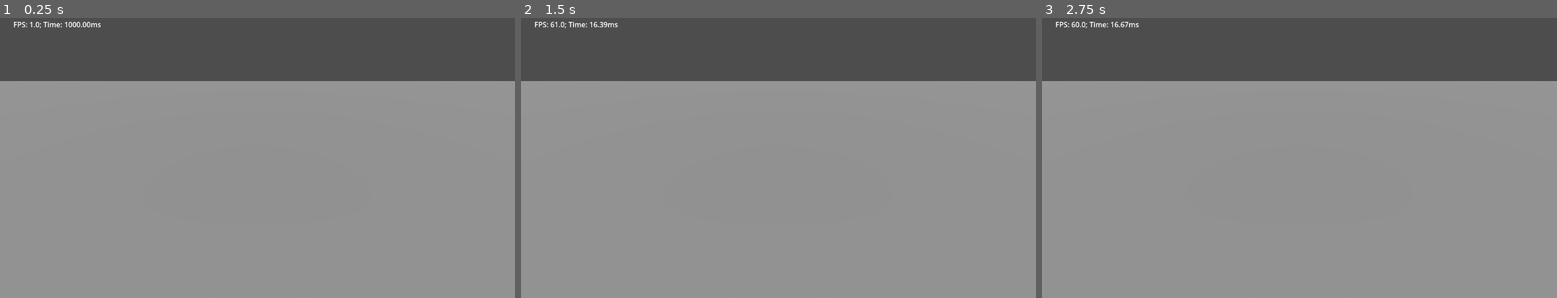
Above: before the commit, frames 1-3 (left to right).
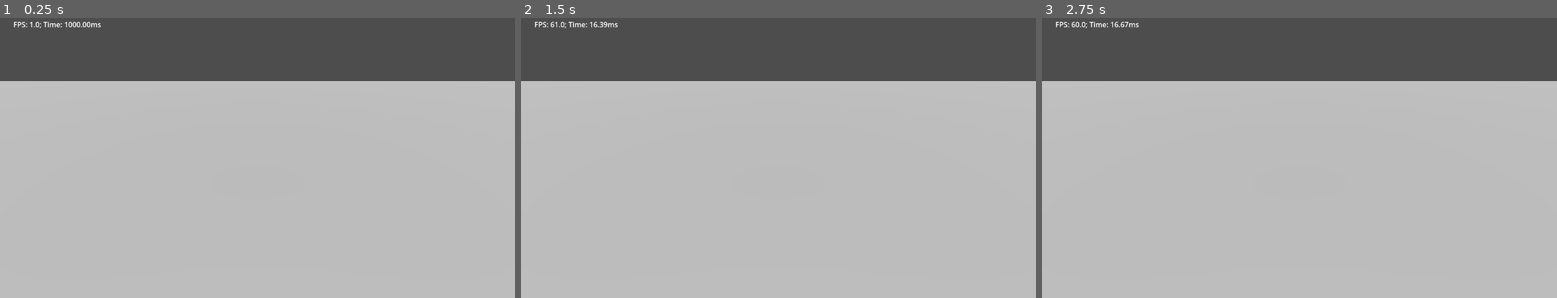
Above: after the commit, the same moments.

Repository: Ivorforce/godot-grass-shells
Game: Godot game, scene res://scene.tscn
The game is run twice, just before and just after one commit, with the same random seed, the same clock (stepped at 60 frames per second) and the same inputs.
Inputs:
- Up to frame 1 (0.25 s): no input
- Up to frame 2 (1.5 s): tap Enter at 0.5 s
- Up to frame 3 (2.75 s): tap Space at 2 s

The runs differ from the first frame. In frame 1, 77% of the frame differs, in the area x 0-100%, y 22-100%; in frame 2, 77%; in frame 3, 77%.

Commit message:
Add screenshots.

Diff:
--- a/scene.tscn
+++ b/scene.tscn
@@ -12,7 +12,7 @@
 shader_parameter/tip_color = Color(0.428075, 0.594343, 0.257212, 1)
 shader_parameter/pixel_size = 0.05
 shader_parameter/height = 0.5
-shader_parameter/shell_count = 100
+shader_parameter/shell_count = 30
 shader_parameter/march_count = 0
 
 [sub_resource type="PlaneMesh" id="PlaneMesh_g61mv"]
@@ -27,81 +27,81 @@
 script = ExtResource("2_2pgn7")
 metadata/_edit_group_ = true
 
-[node name="@MeshInstance3D@150212" type="MeshInstance3D" parent="AutoShell"]
+[node name="@MeshInstance3D@17947" type="MeshInstance3D" parent="AutoShell"]
 instance_shader_parameters/height = 0.0
 mesh = ExtResource("1_hy33b")
 
-[node name="@MeshInstance3D@150213" type="MeshInstance3D" parent="AutoShell"]
+[node name="@MeshInstance3D@17948" type="MeshInstance3D" parent="AutoShell"]
 transform = Transform3D(1, 0, 0, 0, 1, 0, 0, 0, 1, 0, 0.0125, 0)
 instance_shader_parameters/height = 0.0625
 mesh = ExtResource("1_hy33b")
 
-[node name="@MeshInstance3D@150214" type="MeshInstance3D" parent="AutoShell"]
+[node name="@MeshInstance3D@17949" type="MeshInstance3D" parent="AutoShell"]
 transform = Transform3D(1, 0, 0, 0, 1, 0, 0, 0, 1, 0, 0.025, 0)
 instance_shader_parameters/height = 0.125
 mesh = ExtResource("1_hy33b")
 
-[node name="@MeshInstance3D@150215" type="MeshInstance3D" parent="AutoShell"]
+[node name="@MeshInstance3D@17950" type="MeshInstance3D" parent="AutoShell"]
 transform = Transform3D(1, 0, 0, 0, 1, 0, 0, 0, 1, 0, 0.0375, 0)
 instance_shader_parameters/height = 0.1875
 mesh = ExtResource("1_hy33b")
 
-[node name="@MeshInstance3D@150216" type="MeshInstance3D" parent="AutoShell"]
+[node name="@MeshInstance3D@17951" type="MeshInstance3D" parent="AutoShell"]
 transform = Transform3D(1, 0, 0, 0, 1, 0, 0, 0, 1, 0, 0.05, 0)
 instance_shader_parameters/height = 0.25
 mesh = ExtResource("1_hy33b")
 
-[node name="@MeshInstance3D@150217" type="MeshInstance3D" parent="AutoShell"]
+[node name="@MeshInstance3D@17952" type="MeshInstance3D" parent="AutoShell"]
 transform = Transform3D(1, 0, 0, 0, 1, 0, 0, 0, 1, 0, 0.0625, 0)
 instance_shader_parameters/height = 0.3125
 mesh = ExtResource("1_hy33b")
 
-[node name="@MeshInstance3D@150218" type="MeshInstance3D" parent="AutoShell"]
+[node name="@MeshInstance3D@17953" type="MeshInstance3D" parent="AutoShell"]
 transform = Transform3D(1, 0, 0, 0, 1, 0, 0, 0, 1, 0, 0.075, 0)
 instance_shader_parameters/height = 0.375
 mesh = ExtResource("1_hy33b")
 
-[node name="@MeshInstance3D@150219" type="MeshInstance3D" parent="AutoShell"]
+[node name="@MeshInstance3D@17954" type="MeshInstance3D" parent="AutoShell"]
 transform = Transform3D(1, 0, 0, 0, 1, 0, 0, 0, 1, 0, 0.0875, 0)
 instance_shader_parameters/height = 0.4375
 mesh = ExtResource("1_hy33b")
 
-[node name="@MeshInstance3D@150220" type="MeshInstance3D" parent="AutoShell"]
+[node name="@MeshInstance3D@17955" type="MeshInstance3D" parent="AutoShell"]
 transform = Transform3D(1, 0, 0, 0, 1, 0, 0, 0, 1, 0, 0.1, 0)
 instance_shader_parameters/height = 0.5
 mesh = ExtResource("1_hy33b")
 
-[node name="@MeshInstance3D@150221" type="MeshInstance3D" parent="AutoShell"]
+[node name="@MeshInstance3D@17956" type="MeshInstance3D" parent="AutoShell"]
 transform = Transform3D(1, 0, 0, 0, 1, 0, 0, 0, 1, 0, 0.1125, 0)
 instance_shader_parameters/height = 0.5625
 mesh = ExtResource("1_hy33b")
 
-[node name="@MeshInstance3D@150222" type="MeshInstance3D" parent="AutoShell"]
+[node name="@MeshInstance3D@17957" type="MeshInstance3D" parent="AutoShell"]
 transform = Transform3D(1, 0, 0, 0, 1, 0, 0, 0, 1, 0, 0.125, 0)
 instance_shader_parameters/height = 0.625
 mesh = ExtResource("1_hy33b")
 
-[node name="@MeshInstance3D@150223" type="MeshInstance3D" parent="AutoShell"]
+[node name="@MeshInstance3D@17958" type="MeshInstance3D" parent="AutoShell"]
 transform = Transform3D(1, 0, 0, 0, 1, 0, 0, 0, 1, 0, 0.1375, 0)
 instance_shader_parameters/height = 0.6875
 mesh = ExtResource("1_hy33b")
 
-[node name="@MeshInstance3D@150224" type="MeshInstance3D" parent="AutoShell"]
+[node name="@MeshInstance3D@17959" type="MeshInstance3D" parent="AutoShell"]
 transform = Transform3D(1, 0, 0, 0, 1, 0, 0, 0, 1, 0, 0.15, 0)
 instance_shader_parameters/height = 0.75
 mesh = ExtResource("1_hy33b")
 
-[node name="@MeshInstance3D@150225" type="MeshInstance3D" parent="AutoShell"]
+[node name="@MeshInstance3D@17960" type="MeshInstance3D" parent="AutoShell"]
 transform = Transform3D(1, 0, 0, 0, 1, 0, 0, 0, 1, 0, 0.1625, 0)
 instance_shader_parameters/height = 0.8125
 mesh = ExtResource("1_hy33b")
 
-[node name="@MeshInstance3D@150226" type="MeshInstance3D" parent="AutoShell"]
+[node name="@MeshInstance3D@17961" type="MeshInstance3D" parent="AutoShell"]
 transform = Transform3D(1, 0, 0, 0, 1, 0, 0, 0, 1, 0, 0.175, 0)
 instance_shader_parameters/height = 0.875
 mesh = ExtResource("1_hy33b")
 
-[node name="@MeshInstance3D@150227" type="MeshInstance3D" parent="AutoShell"]
+[node name="@MeshInstance3D@17962" type="MeshInstance3D" parent="AutoShell"]
 transform = Transform3D(1, 0, 0, 0, 1, 0, 0, 0, 1, 0, 0.1875, 0)
 instance_shader_parameters/height = 0.9375
 mesh = ExtResource("1_hy33b")
@@ -142,3 +142,4 @@
 
 [node name="Sun" type="DirectionalLight3D" parent="."]
 transform = Transform3D(1, 0, 0, 0, 0.258819, 0.965926, 0, -0.965926, 0.258819, 0, 0.84092, 0)
+light_energy = 1.76
Binary file added: img/march.png
Not shown, added: img/march.png.import
Binary file added: img/parallax.png
Not shown, added: img/parallax.png.import
Not shown, changed: README.md
